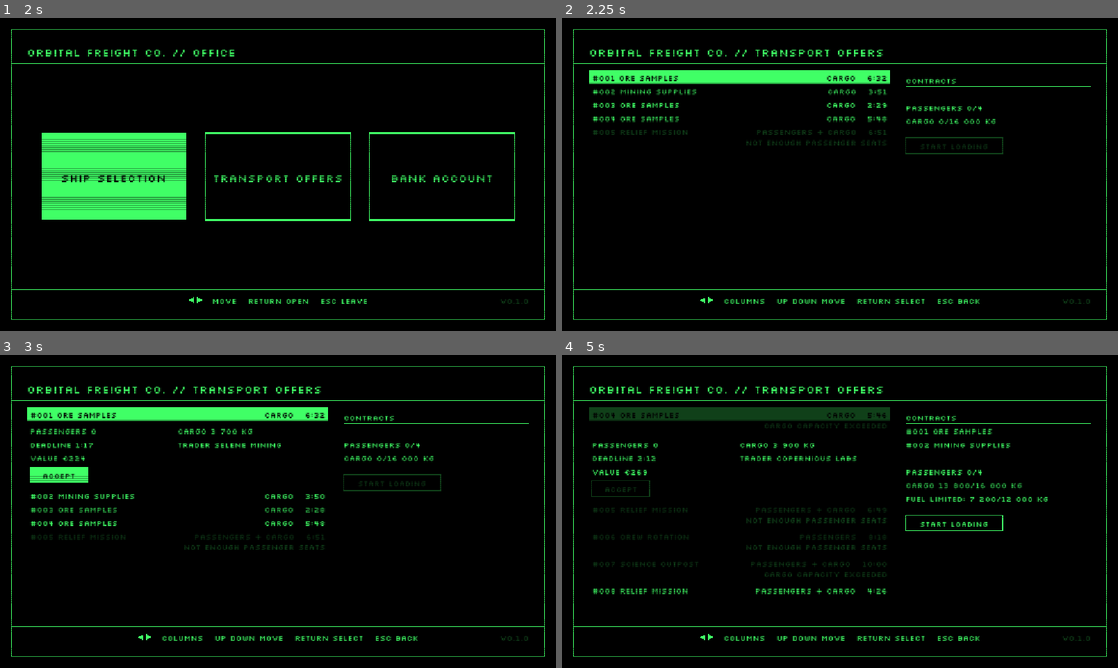
Above: before the commit, frames 1-4 (two rows, left to right).
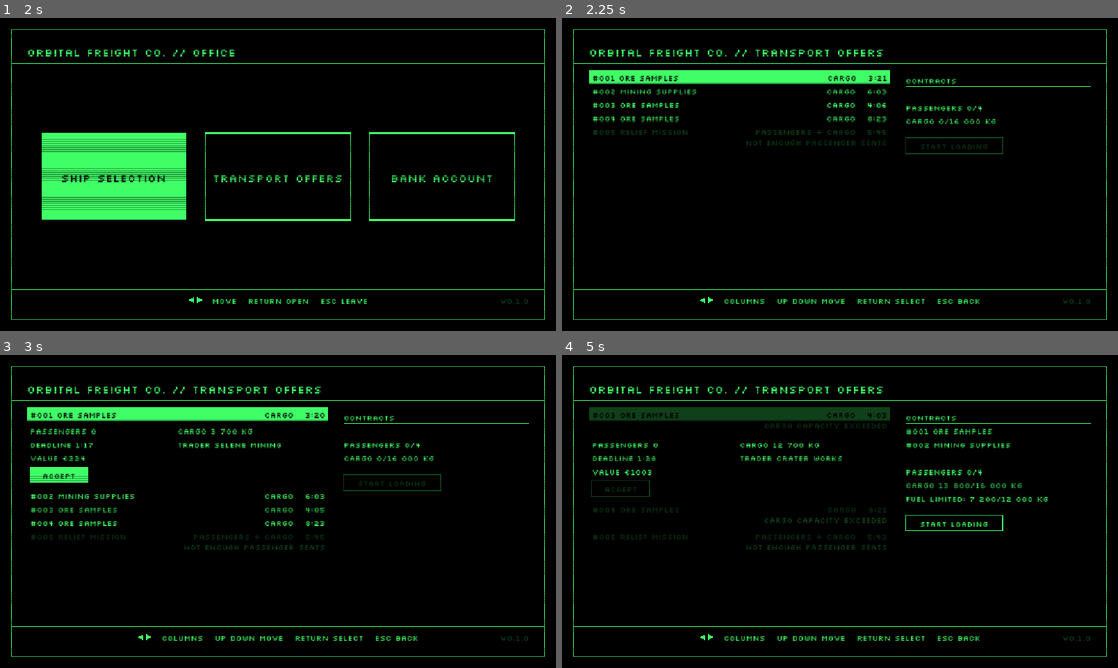
Above: after the commit, the same moments.

Repository: pkopczynski/lunar-lander
Game: Godot game, scene res://main.tscn
Two runs of this game, one before a commit and one after it. Both use one fixed random seed, a clock stepped at 60 frames per second and the inputs below.
Inputs (mouse positions are in pixels of both pictures, inside the frame that each line leads up to):
- Up to frame 1 (2 s): tap Enter (ui_accept) at 0.5, 1.35, 1.52, 1.82 s; move the mouse to (400, 158) at 0.52 s; hold Right (ui_right) 0.53-1.28 s; hold Enter (ui_accept) 0.53-1.28 s; click (400, 158) at 0.67 s; move the mouse to (166, 190) at 1.27 s; hold Down (ui_down) from 1.28 s (still down)
- Up to frame 2 (2.25 s): move the mouse to (895, 105) at 2.02 s; release Down (ui_down) at 2.03 s; hold Right (ui_right) from 2.03 s (still down); hold Enter (ui_accept) from 2.03 s (still down)
- Up to frame 3 (3 s): tap R (restart) at 2.75 s; move the mouse to (250, 574) at 2.77 s; release Right (ui_right) at 2.78 s; release Enter (ui_accept) at 2.78 s; hold Up (ui_up) from 2.78 s (still down); tap Enter (ui_accept) at 2.85 s; click (250, 574) at 2.92 s
- Up to frame 4 (5 s): tap Enter (ui_accept) at 3.02, 3.32, 4.35, 4.52, 4.82 s; move the mouse to (1006, 558) at 3.52 s; release Up (ui_up) at 3.53 s; hold Enter (ui_accept) 3.53-4.28 s; hold Left (ui_left) from 3.53 s (still down); move the mouse to (673, 464) at 4.27 s

Frame 1 is identical in both runs. In frame 2, 0.4% of the frame differs, in the area x 34-59%, y 18-38%; in frame 3, 0.1%; in frame 4, 1.5%, in the area x 5-59%, y 18-77%.

Commit message:
feat: Transport offers arrive over time
A run starts with 5 offers, and while fewer than 7 are listed a new one
arrives every random 30-90 s. Accepting or expiring an offer no longer
brings an instant replacement, and the at-least-one-fits replacement is
gone. Offers stay available for 180-600 s.

Co-Authored-By: Claude Opus 5.5 <noreply@anthropic.com>

Diff:
--- a/economy.gd
+++ b/economy.gd
@@ -5,15 +5,20 @@
 # running while the Office pauses the world. It also runs the delivery: loading, the
 # delivery clock and unloading, which settles the Contracts.
 
-# An offer left the pool without being accepted: it expired, or was replaced when it didn't.
-signal offer_withdrawn(offer: TransportOffer, expired: bool)
+# An offer ran out of time and left the pool without being accepted.
+signal offer_expired(offer: TransportOffer)
 # Unloading finished and the Contracts paid this much in total.
 signal paid_out(total: int)
 
 const Hud := preload("res://hud.gd")
 
 const PILOT := "PILOT"
-const MAX_OFFERS := 5
+# Each run starts with START_OFFERS. While fewer than MAX_OFFERS are listed, one more arrives
+# every MIN_OFFER_INTERVAL to MAX_OFFER_INTERVAL seconds.
+const START_OFFERS := 5
+const MAX_OFFERS := 7
+const MIN_OFFER_INTERVAL := 30.0
+const MAX_OFFER_INTERVAL := 90.0
 
 # Loading takes LOADING_TIME + LOADING_TIME_PER_PASSENGER per passenger + LOADING_TIME_PER_TONNE
 # per 1 000 kg of cargo, in seconds.
@@ -44,6 +49,8 @@
 var contracts: Array[TransportOffer] = []
 var rng := RandomNumberGenerator.new()
 var last_offer_number := 0
+# Seconds until the next offer arrives; drawn afresh when it next runs after the pool was full.
+var next_offer_left := 0.0
 var phase := Phase.NONE
 var loading_left := 0.0
 # Seconds since loading finished; stops when the ship lands on the pad.
@@ -55,7 +62,7 @@
 
 func _ready() -> void:
 	rng.randomize()
-	refill()
+	start_pool()
 	lander.landed_on_pad.connect(start_unloading)
 
 
@@ -64,8 +71,16 @@
 	for offer in offers.duplicate():
 		offer.time_left -= delta
 		if offer.time_left <= 0.0:
-			withdraw(offer, true)
-	refill()
+			offers.erase(offer)
+			offer_expired.emit(offer)
+	if offers.size() >= MAX_OFFERS:
+		next_offer_left = 0.0
+	else:
+		if next_offer_left <= 0.0:
+			next_offer_left = rng.randf_range(MIN_OFFER_INTERVAL, MAX_OFFER_INTERVAL)
+		next_offer_left -= delta
+		if next_offer_left <= 0.0:
+			offers.append(next_offer())
 	match phase:
 		Phase.LOADING:
 			loading_left -= delta
@@ -157,34 +172,26 @@
 # Starts the offer pool over from this seed, numbered from #001. For tests.
 func reseed(value: int) -> void:
 	rng.seed = value
+	start_pool()
+
+
+# A new pool of START_OFFERS, numbered from #001, with a fresh wait for the next one.
+func start_pool() -> void:
 	offers.clear()
 	last_offer_number = 0
-	refill()
-
-
-# Puts a known offer in the pool, in place of the one closest to expiring, with the next number.
+	next_offer_left = 0.0
+	for i in START_OFFERS:
+		offers.append(next_offer())
+
+
+# Puts a known offer in the pool with the next number, in place of the one closest to
+# expiring when the pool is full. For tests.
 func put_offer(offer: TransportOffer) -> void:
 	if offers.size() >= MAX_OFFERS:
-		withdraw(closest_to_expiring())
+		offers.erase(closest_to_expiring())
 	last_offer_number += 1
 	offer.number = last_offer_number
 	offers.append(offer)
-
-
-# Tops the pool up to MAX_OFFERS. If none fits what the ship has left while something could,
-# the offer closest to expiring is replaced right away by one that fits.
-func refill() -> void:
-	while offers.size() < MAX_OFFERS:
-		offers.append(next_offer(largest_seats(), largest_cargo()))
-	var seats := seats_left()
-	var cargo := cargo_left()
-	if not TransportOffer.could_fit(seats, cargo):
-		return
-	for offer in offers:
-		if offer.misfit_reason(seats, cargo) == "":
-			return
-	withdraw(closest_to_expiring())
-	offers.append(next_offer(seats, cargo))
 
 
 # Makes the offer a Contract, if it's still in the pool and still fits; returns whether it did.
@@ -193,18 +200,13 @@
 		return false
 	offers.erase(offer)
 	contracts.append(offer)
-	refill()
 	return true
 
 
-func withdraw(offer: TransportOffer, expired := false) -> void:
-	offers.erase(offer)
-	offer_withdrawn.emit(offer, expired)
-
-
-func next_offer(max_passengers: int, max_cargo: float) -> TransportOffer:
+# Generated up to the largest ship type, so some won't fit a smaller one.
+func next_offer() -> TransportOffer:
 	last_offer_number += 1
-	return TransportOffer.generate(rng, last_offer_number, max_passengers, max_cargo)
+	return TransportOffer.generate(rng, last_offer_number, largest_seats(), largest_cargo())
 
 
 func closest_to_expiring() -> TransportOffer:
@@ -250,7 +252,6 @@
 	return total
 
 
-# Generated offers may be too big for the smaller ship types on purpose.
 static func largest_seats() -> int:
 	var most := 0
 	for type in ShipType.ALL:
--- a/tests/test_contracts.gd
+++ b/tests/test_contracts.gd
@@ -2,6 +2,7 @@
 
 
 func test_accepting_asks_are_you_sure_and_moves_the_offer_to_the_contracts() -> void:
+	economy().reseed(1)
 	var offer := known_offer(2, 1500.0)
 	economy().put_offer(offer)
 	await open_transport_offers()
@@ -17,7 +18,19 @@
 	check(offers().details().is_empty(), "the details should close")
 	check("#%03d TEST RUN" % offer.number in offers().contract_lines(),
 		"the Contracts column should list it, lists %s" % offers().contract_lines())
-	check(offers().rows().size() == 5, "the list should refill to 5, lists %s" % offers().rows())
+	check(offers().rows().size() == 5, "nothing should take the Contract's place, lists %s" % offers().rows())
+
+
+func test_a_new_offer_arrives_within_90_seconds_of_accepting() -> void:
+	economy().reseed(1)
+	var offer := known_offer(1, 0.0)
+	economy().put_offer(offer)
+	await open_transport_offers()
+	await accept(offer)
+	await seconds(Economy.MIN_OFFER_INTERVAL - 1.0)
+	check(offers().rows().size() == 5, "nothing should arrive straight after accepting, lists %s" % offers().rows())
+	await seconds(Economy.MAX_OFFER_INTERVAL - Economy.MIN_OFFER_INTERVAL + 1.0)
+	check(offers().rows().size() == 6, "a new offer should arrive within 90 s, lists %s" % offers().rows())
 
 
 func test_an_offer_that_expires_during_are_you_sure_cant_be_accepted_and_shows_offer_expired() -> void:
@@ -45,27 +58,6 @@
 	await seconds(1.0)
 	check(offers().details().is_empty(), "the offer expiring should close its details")
 	check(offers().notice() == "OFFER EXPIRED", "OFFER EXPIRED should show, got %s" % offers().notice())
-
-
-func test_an_open_offer_replaced_because_nothing_fits_closes_quietly_without_offer_expired() -> void:
-	economy().reseed(1)
-	# Takes every seat and leaves 600 kg of cargo: only the 500 kg offer still fits.
-	var big := known_offer(4, 7400.0)
-	var too_heavy := known_offer(0, 1000.0)
-	var last_fit := known_offer(0, 500.0)
-	for offer in [big, too_heavy, last_fit]:
-		economy().put_offer(offer)
-	# Closest to expiring after the last fit, so it's the one replaced once nothing fits.
-	too_heavy.time_left = 60.0
-	last_fit.time_left = 5.0
-	await open_transport_offers()
-	await accept(big)
-	await open_details(too_heavy)
-	await seconds(5.0)
-	check(not listed("#%03d " % last_fit.number), "the last offer that fits should have expired, lists %s" % offers().rows())
-	check(not listed("#%03d " % too_heavy.number), "the open offer should be replaced, lists %s" % offers().rows())
-	check(offers().details().is_empty(), "the replaced offer's details should close")
-	check(offers().notice() == "", "a replaced offer didn't expire: no OFFER EXPIRED, got %s" % offers().notice())
 
 
 func test_confirming_an_offer_that_is_already_gone_accepts_nothing() -> void:
@@ -186,24 +178,3 @@
 	check(office().popup == Office.PopupKind.NONE, "Return on a locked Ship offer should do nothing")
 	check(office().screen == Office.Screen.SHIP_SELECTION, "Return on a locked Ship offer should stay on Ship selection")
 	check(lander().ship_type == ShipType.SPARROW, "the Sparrow should stay in service")
-
-
-func test_after_accepting_at_least_one_offer_fits_what_is_left_over_several_seeds() -> void:
-	await open_transport_offers()
-	for seed_value in [1, 2, 3, 4, 5]:
-		economy().contracts.clear()
-		economy().reseed(seed_value)
-		# A pool of passenger offers, one of which fills every seat: once it's accepted,
-		# only the one generated in its place could fit.
-		var full := known_offer(4, 0.0, 2000.0)
-		var others: Array[TransportOffer] = []
-		for i in Economy.MAX_OFFERS - 1:
-			others.append(known_offer(1, 0.0, 1000.0 + i))
-			economy().put_offer(others[i])
-		economy().put_offer(full)
-		await frames(1)
-		await accept(full)
-		check(offers().rows().size() == 5, "seed %d should keep 5 offers, gives %s" % [seed_value, offers().rows()])
-		check("" in offers().reasons(), "seed %d should leave an offer the full Sparrow can take, reasons %s" % [seed_value, offers().reasons()])
-		for i in range(1, others.size()):
-			check(others[i] in economy().offers, "seed %d should keep the offers further from expiring, lists %s" % [seed_value, offers().rows()])
--- a/tests/test_transport_offers.gd
+++ b/tests/test_transport_offers.gd
@@ -14,30 +14,57 @@
 	check(offers().rows()[0] != before, "the countdown should advance while the Office is open: %s, then %s" % [before, offers().rows()[0]])
 
 
-func test_an_offer_whose_time_runs_out_disappears_and_the_list_refills_to_five() -> void:
+func test_an_offer_whose_time_runs_out_disappears_and_nothing_takes_its_place() -> void:
+	economy().reseed(1)
 	await open_transport_offers()
 	var offer := known_offer(2, 0.0, 1.5)
 	economy().put_offer(offer)
 	var row := TransportOffersScreen.row_text(offer)
 	check(row in offers().rows(), "the known offer should be listed, lists %s" % offers().rows())
+	check(offers().rows().size() == 6, "the known offer should join the 5, lists %s" % offers().rows())
 	await seconds(2.0)
 	check(not listed("#%03d " % offer.number), "the expired offer should be gone, lists %s" % offers().rows())
-	check(offers().rows().size() == 5, "the list should refill to 5, lists %s" % offers().rows())
+	check(offers().rows().size() == 5, "nothing should take the expired offer's place, lists %s" % offers().rows())
+
+
+func test_new_offers_arrive_every_30_to_90_seconds() -> void:
+	await open_transport_offers()
+	for seed_value in [1, 2, 3]:
+		economy().reseed(seed_value)
+		await seconds(Economy.MIN_OFFER_INTERVAL - 0.5)
+		check(offers().rows().size() == 5, "seed %d should add nothing within 30 s, lists %s" % [seed_value, offers().rows()])
+		await seconds(Economy.MAX_OFFER_INTERVAL - Economy.MIN_OFFER_INTERVAL + 1.0)
+		check(offers().rows().size() == 6, "seed %d should add one offer within 90 s, lists %s" % [seed_value, offers().rows()])
+
+
+func test_the_list_never_grows_past_seven_and_refills_once_one_goes() -> void:
+	economy().reseed(1)
+	await open_transport_offers()
+	var short := known_offer(1, 0.0, 100.0)
+	economy().put_offer(short)
+	economy().put_offer(known_offer(1, 0.0))
+	check(offers().rows().size() == 7, "the list should hold 7, lists %s" % offers().rows())
+	await seconds(Economy.MAX_OFFER_INTERVAL + 5.0)
+	check(offers().rows().size() == 7, "a full list should get no new offer, lists %s" % offers().rows())
+	await seconds(10.0)
+	check(offers().rows().size() == 6, "the short offer should have expired, lists %s" % offers().rows())
+	await seconds(Economy.MAX_OFFER_INTERVAL)
+	check(offers().rows().size() == 7, "a new offer should arrive within 90 s once one goes, lists %s" % offers().rows())
 
 
 func test_return_expands_one_offers_details_at_a_time_and_escape_collapses_them() -> void:
 	economy().put_offer(known_offer(3, 1200.0))
 	await open_transport_offers()
-	await select_row(4)
+	await select_row(5)
 	check(offers().details().is_empty(), "no details should show before Return")
 	await press(&"ui_accept")
 	var details := offers().details()
 	for expected: String in ["PASSENGERS 3", "CARGO 1 200 KG", "DEADLINE 1:30", "TRADER TEST TRADER", "VALUE €420", "ACCEPT"]:
 		check(expected in details, "the details should show %s, show %s" % [expected, details])
-	check(offers().expanded_row() == 4, "the details should open under the selected row, got %d" % offers().expanded_row())
+	check(offers().expanded_row() == 5, "the details should open under the selected row, got %d" % offers().expanded_row())
 	await press(&"ui_up")
 	await press(&"ui_accept")
-	check(offers().expanded_row() == 3, "Return on another row should open its details instead, got %d" % offers().expanded_row())
+	check(offers().expanded_row() == 4, "Return on another row should open its details instead, got %d" % offers().expanded_row())
 	await press(&"ui_cancel")
 	check(offers().details().is_empty(), "Escape should close the details")
 	check(office().screen == Office.Screen.TRANSPORT_OFFERS, "closing the details should stay on Transport offers")
@@ -74,26 +101,40 @@
 	check(reason_for(too_many) == "", "5 passengers should fit a Halo, got %s" % reason_for(too_many))
 
 
-func test_at_least_one_offer_fits_the_sparrow_over_several_seeds() -> void:
+func test_every_new_pool_starts_with_five_offers_open_for_180_to_600_seconds() -> void:
 	await open_transport_offers()
 	for seed_value in [1, 2, 3, 4, 5, 6, 7, 8]:
 		economy().reseed(seed_value)
 		await frames(1)
 		check(offers().rows().size() == 5, "seed %d should give 5 offers, gives %s" % [seed_value, offers().rows()])
-		check("" in offers().reasons(), "seed %d should give an offer the Sparrow can take, reasons %s" % [seed_value, offers().reasons()])
+		for offer in economy().offers:
+			check(offer.time_left > 179.0 and offer.time_left <= 600.0,
+				"seed %d: offer #%03d should be open for 180-600 s, has %.1f s" % [seed_value, offer.number, offer.time_left])
 
 
-func test_when_nothing_fits_the_offer_closest_to_expiring_is_replaced_right_away() -> void:
+func test_offers_that_dont_fit_are_never_replaced() -> void:
 	var too_big: Array[TransportOffer] = []
 	for i in Economy.MAX_OFFERS:
-		too_big.append(known_offer(10, 0.0, TransportOffer.MAX_EXPIRY + 100.0 + i))
+		too_big.append(known_offer(10, 0.0, 1000.0 + i))
 		economy().put_offer(too_big[i])
 	await open_transport_offers()
-	check(not listed("#%03d " % too_big[0].number), "the offer closest to expiring should be gone, lists %s" % offers().rows())
-	for i in range(1, Economy.MAX_OFFERS):
-		check(listed("#%03d " % too_big[i].number), "the other offers should stay, lists %s" % offers().rows())
-	check(offers().rows().size() == 5, "the list should hold 5 offers, lists %s" % offers().rows())
-	check("" in offers().reasons(), "the replacement should fit the Sparrow, reasons %s" % offers().reasons())
+	await seconds(1.0)
+	for offer in too_big:
+		check(listed("#%03d " % offer.number), "offer #%03d should stay though nothing fits, lists %s" % [offer.number, offers().rows()])
+	check(offers().rows().size() == 7, "the list should hold 7 offers, lists %s" % offers().rows())
+
+
+func test_return_does_nothing_once_every_offer_is_gone() -> void:
+	await open_transport_offers()
+	economy().reseed(1)
+	for offer in economy().offers:
+		offer.time_left = 0.5
+	await seconds(1.0)
+	check(offers().rows().is_empty(), "every offer should have expired, lists %s" % offers().rows())
+	await press(&"ui_down")
+	await press(&"ui_accept")
+	check(offers().details().is_empty(), "Return on an empty list should open nothing")
+	check(office().screen == Office.Screen.TRANSPORT_OFFERS, "the screen should stay on Transport offers")
 
 
 func test_offer_timers_keep_running_in_flight() -> void:
@@ -111,5 +152,4 @@
 	await restart()
 	await open_transport_offers()
 	check(offers().rows()[0].begins_with("#001 "), "a new run should number offers from #001, lists %s" % offers().rows())
-	# Not "#006 is gone": a new pool with nothing the Sparrow fits replaces one at once, taking #006.
 	check(not " TEST RUN " in " ".join(offers().rows()), "the last run's known offer should be gone, lists %s" % offers().rows())
--- a/transport_offer.gd
+++ b/transport_offer.gd
@@ -7,7 +7,7 @@
 const PASSENGER_MASS := 80.0
 
 # Generation
-const MIN_EXPIRY := 120
+const MIN_EXPIRY := 180
 const MAX_EXPIRY := 600
 const MIN_DEADLINE := 60
 const MAX_DEADLINE := 180
@@ -113,12 +113,7 @@
 	return "%d:%02d" % [whole / 60, whole % 60]
 
 
-# Whether anything at all could be generated within these limits.
-static func could_fit(seats_left: int, cargo_left: float) -> bool:
-	return seats_left >= 1 or cargo_left >= MIN_CARGO
-
-
-# A random offer of at most max_passengers and max_cargo; could_fit() must hold for them.
+# A random offer of at most max_passengers (at least 1) and max_cargo (at least MIN_CARGO).
 static func generate(rng: RandomNumberGenerator, offer_number: int, max_passengers: int,
 		max_cargo: float) -> TransportOffer:
 	var kinds: Array[Kind] = []
--- a/transport_offers_screen.gd
+++ b/transport_offers_screen.gd
@@ -42,23 +42,21 @@
 func _init(owner: Office, owner_economy: Economy) -> void:
 	office = owner
 	economy = owner_economy
-	economy.offer_withdrawn.connect(on_offer_withdrawn)
+	economy.offer_expired.connect(on_offer_expired)
 
 
 func tick(delta: float) -> void:
 	notice_left = maxf(notice_left - delta, 0.0)
 
 
-# An offer going while its details or its ARE YOU SURE? are open closes them; only one
-# that expired says so.
-func on_offer_withdrawn(offer: TransportOffer, expired: bool) -> void:
+# An offer expiring while its details or its ARE YOU SURE? are open closes them and says so.
+func on_offer_expired(offer: TransportOffer) -> void:
 	if offer != expanded:
 		return
 	expanded = null
 	if office.popup == Office.PopupKind.ACCEPT_OFFER:
 		office.popup = Office.PopupKind.NONE
-	if expired:
-		show_notice(OFFER_EXPIRED_TEXT)
+	show_notice(OFFER_EXPIRED_TEXT)
 
 
 func show_notice(text: String) -> void:
@@ -87,7 +85,8 @@
 		move(1)
 	elif event.is_action_pressed("ui_accept"):
 		if expanded == null:
-			expanded = economy.offers[selected_index]
+			if not economy.offers.is_empty():
+				expanded = economy.offers[selected_index]
 		elif economy.misfit_reason(expanded) == "":
 			office.show_popup(Office.PopupKind.ACCEPT_OFFER, Office.Choice.YES)
 	elif event.is_action_pressed("ui_cancel") and expanded != null:
